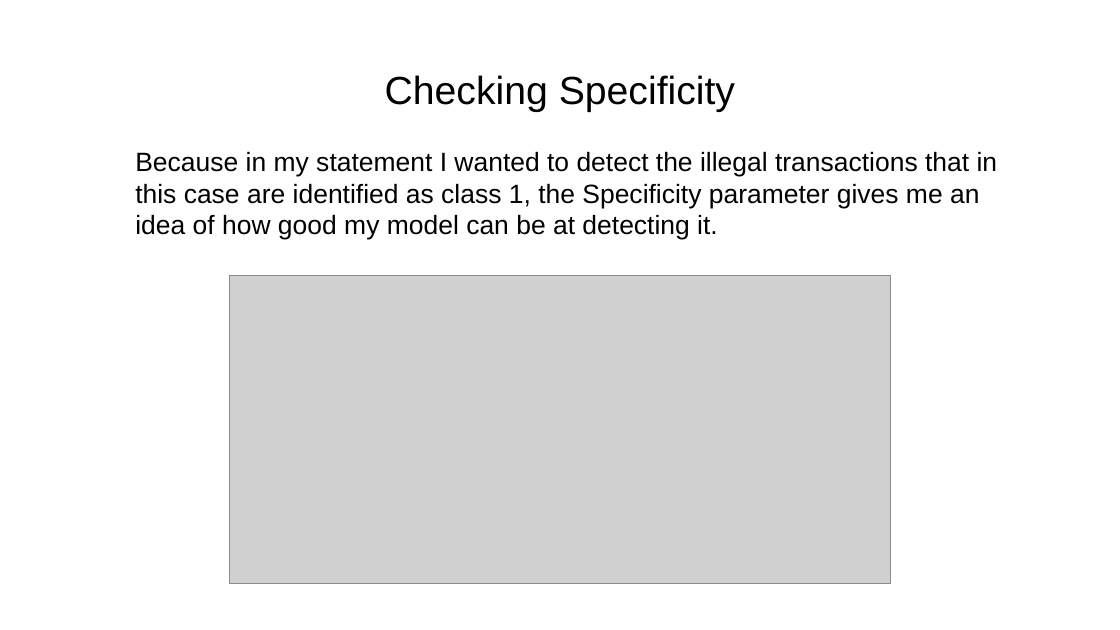
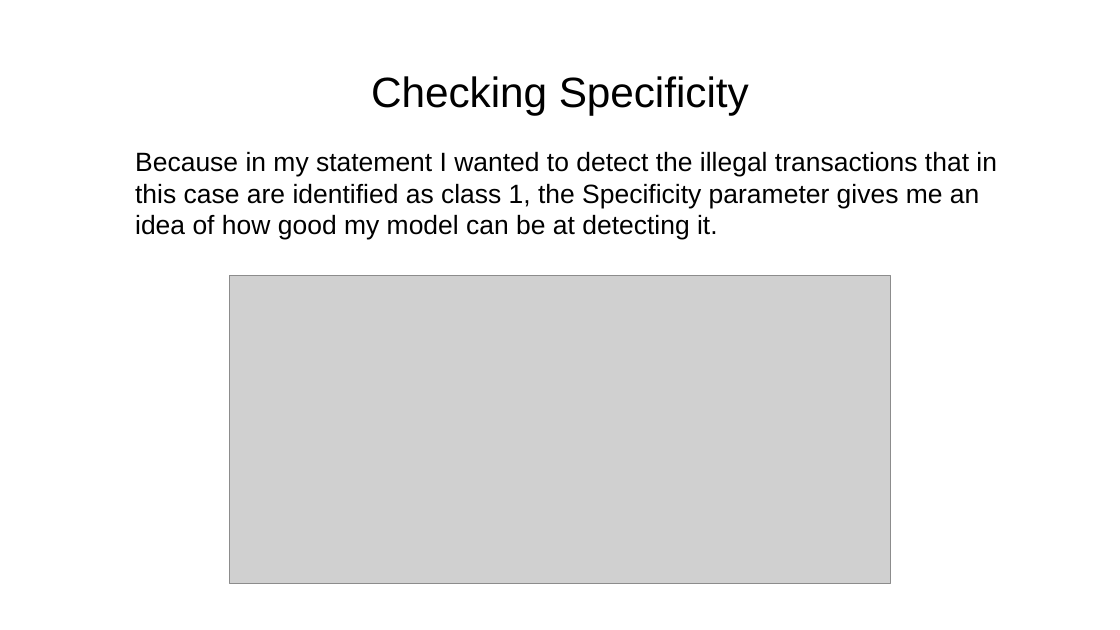
Before and after one commit to GuyenSoto/BTC, a slide deck: slide 11 of DOCS/Capstone3_BTC_FDS_Guyen_Soto.pptx. Drawn at 1120x630 pixels with LibreOffice and Linux fonts; fonts in the diff are those of the drawing; grey boxes stand for pictures. Boxes give left, top, right and bottom in pixels: in the first picture for what was removed or moved away, otherwise in the second. Text is boxed around its words. In the diff, an @@ line names an element or a change of style, - is before the commit and + after.

```diff
--- a/DOCS/Capstone3_BTC_FDS_Guyen_Soto.pptx
+++ b/DOCS/Capstone3_BTC_FDS_Guyen_Soto.pptx
@@ text "Checking Specificity" at [371, 76, 749, 116]: size 25.2 to 27.2 pt @@
```
Also in this commit, not shown: 8 other slides changed, 2 other files.
